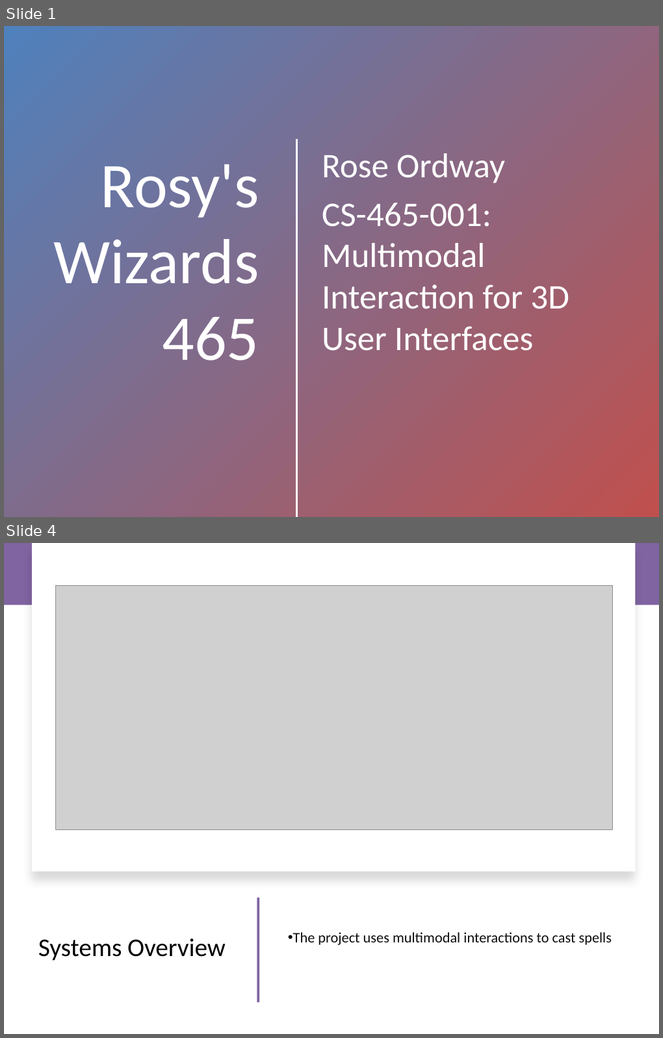
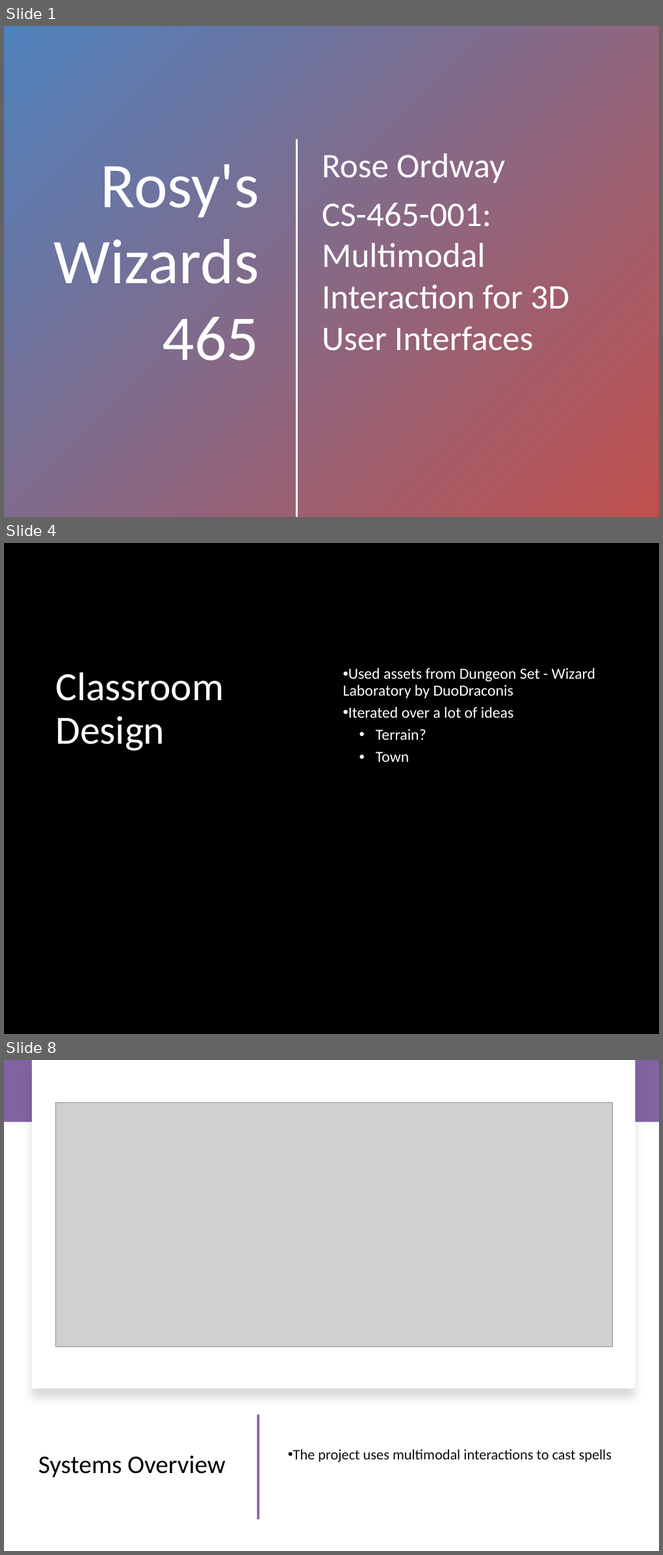
Before and after one commit to csu-hci-projects/CS465_OrdwayR, a slide deck: Rosys_Wizards_465_Presentation.pptx. Shown one above the other, each under a label of ours: slides 1 and 4 before the commit, slides 1, 4 and 8 after it; the slides between them are not shown. The pictures are 663x1038 and 663x1555 pixels, drawn with LibreOffice and Linux fonts; fonts in the diff are those of the drawing; grey boxes stand for pictures; background and template pictures are left out; a plain dark background stands for a picture behind light text. Boxes give left, top, right and bottom in pixels: in the first picture for what was removed or moved away, otherwise in the second. Text is boxed around its words. In the diff, an @@ line names an element or a change of style, - is before the commit and + after.

```diff
--- a/Rosys_Wizards_465_Presentation.pptx
+++ b/Rosys_Wizards_465_Presentation.pptx
@@ slide 4 added at box(4, 543, 659, 1034), background picture (left out) @@
@@ rectangle added at box(4, 543, 659, 1034), fill #000000 @@
@@ title added at box(55, 672, 224, 751), 44 pt, text #FFFFFF @@
+Classroom Design
@@ text added at box(343, 668, 596, 762), 17 pt, text #FFFFFF @@
+• Used assets from Dungeon Set - Wizard Laboratory by DuoDraconis
+• Iterated over a lot of ideas
+  • Terrain?
+  • Town
@@ what was slide 4 is now slide 8 @@
```
Also in this commit, not shown: 4 slides changed, 3 other slides added, 3 other files.
